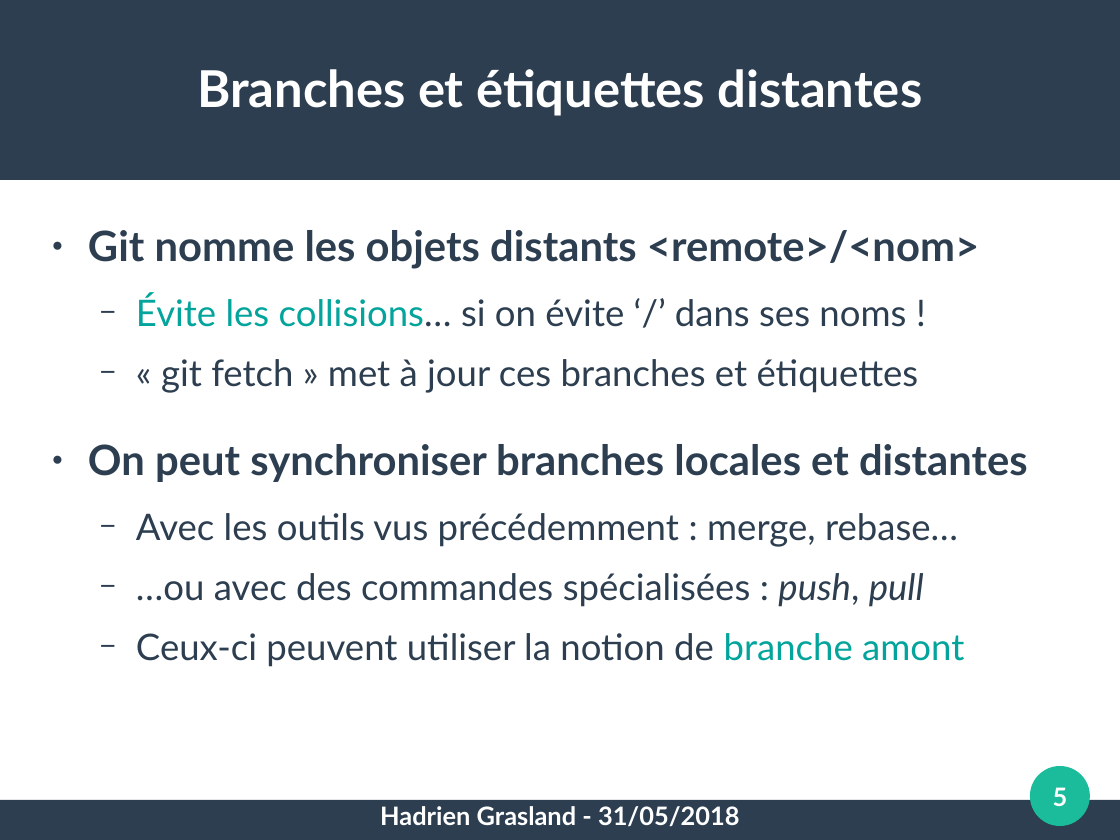
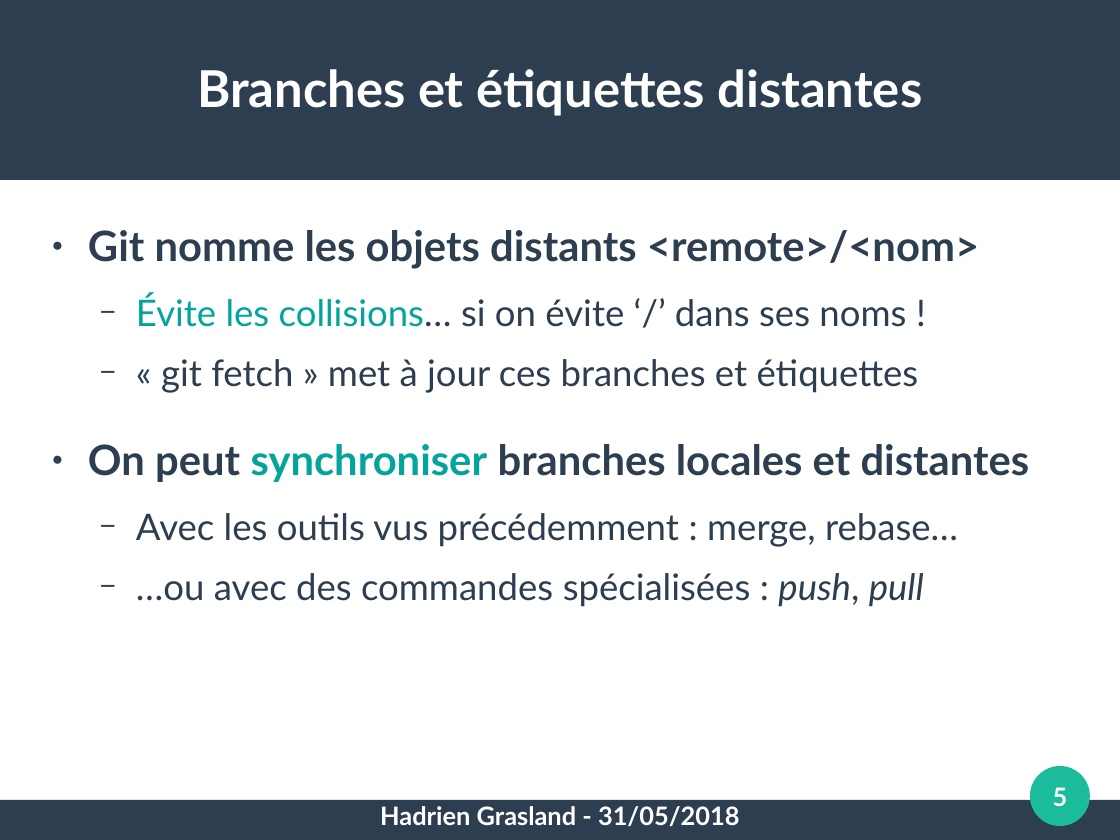
Before and after one commit to pushou/formation-git, a slide deck: slide 5 of 4-Distribution.odp. Drawn at 1120x840 pixels with LibreOffice and Linux fonts; fonts in the diff are those of the drawing. Boxes give left, top, right and bottom in pixels: in the first picture for what was removed or moved away, otherwise in the second. Text is boxed around its words. In the diff, an @@ line names an element or a change of style, - is before the commit and + after.

```diff
--- a/4-Distribution.odp
+++ b/4-Distribution.odp
@@ text at (88, 444, 1030, 482): text colour #2C3E50 to #02A49C in "synchroniser" @@
@@ text at (136, 633, 964, 667): paragraph removed @@
-  − Ceux-ci peuvent utiliser la notion de branche amont
```
Also in this commit, not shown: 1 other slide changed, 5 other files.
